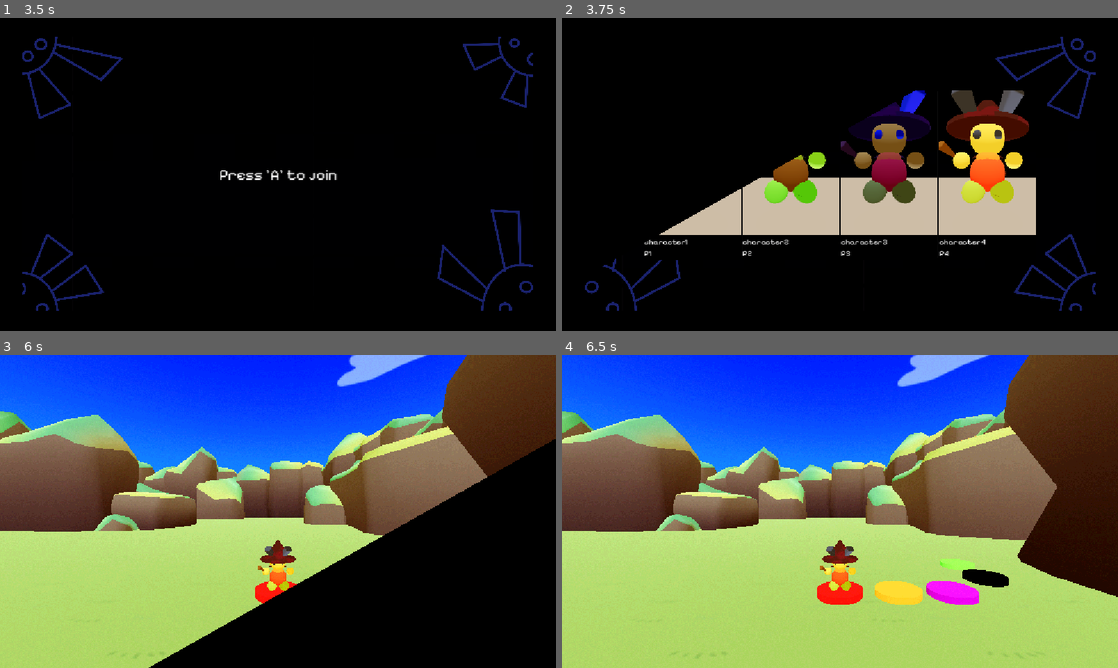
Above: before the commit, frames 1-4 (two rows, left to right).
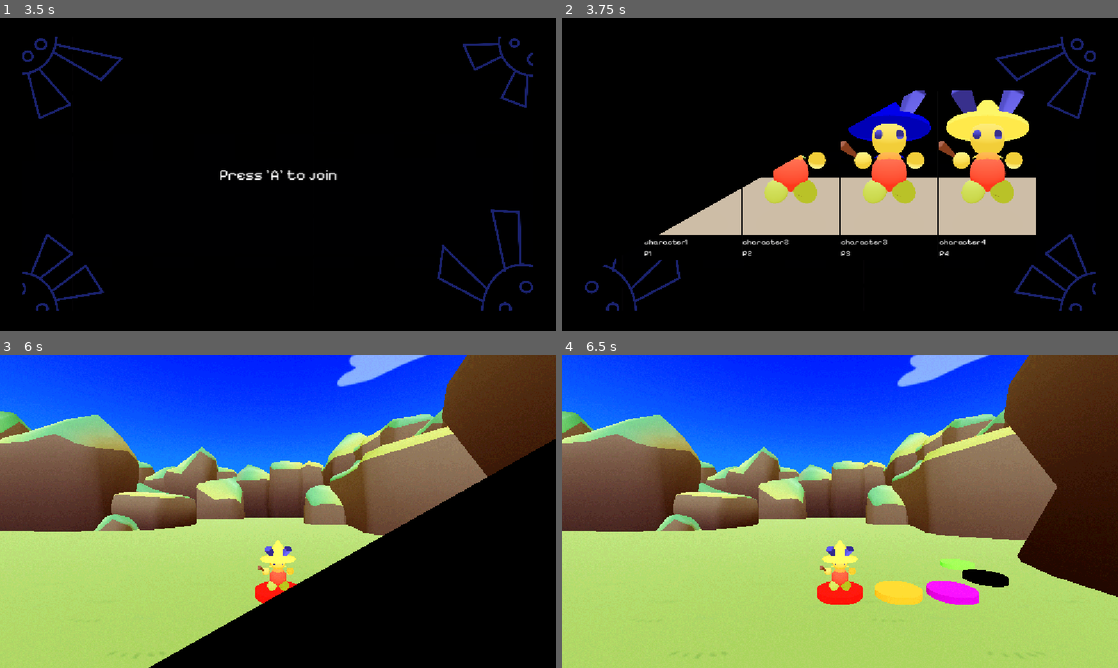
Above: after the commit, the same moments.

Repository: JZxAkuma/Game-Prototype-3
Game: Godot game, scene res://DO NOT TOUCH/Scene/main.tscn
Two runs of this game, one before a commit and one after it. Both use one fixed random seed, a clock stepped at 60 frames per second and the inputs below.
Inputs (mouse positions are in pixels of both pictures, inside the frame that each line leads up to):
- Up to frame 1 (3.5 s): tap Enter (ui_accept) at 0.5, 0.77, 1.52 s; move the mouse to (400, 158) at 0.52 s; hold D (right) 0.53-1.28 s; hold J (a) 0.53-1.28 s; tap K (b) at 0.8, 1.35 s; move the mouse to (166, 190) at 1.27 s; hold S (down) 1.28-2 s; tap O (lb) at 1.55, 2.85 s; click "Start" at 2 s; tap A (left) at 2.75 s; move the mouse to (333, 105) at 2.77 s; hold D (right) from 2.78 s (still down); tap U (x) at 3.05 s
- Up to frame 2 (3.75 s): tap A (left) at 3.5 s; move the mouse to (812, 237) at 3.52 s; release D (right) at 3.53 s; hold W (up) from 3.53 s (still down); tap U (x) at 3.6 s
- Up to frame 3 (6 s): tap Enter (ui_accept) at 3.77, 4.52, 5.27 s; tap I (y) at 3.8, 4.35 s; move the mouse to (444, 558) at 4.27 s; release W (up) at 4.28 s; hold J (a) 4.28-5.03 s; hold A (left) 4.28-5.78 s; move the mouse to (111, 464) at 5.02 s; tap J (a) at 5.1 s; tap K (b) at 5.3 s; move the mouse to (305, 511) at 5.77 s; hold S (down) from 5.78 s (still down); hold K (b) from 5.78 s (still down)
- Up to frame 4 (6.5 s): keep holding S (down); keep holding K (b); tap O (lb) at 6.05 s

Frame 1 is identical in both runs. In frame 2, 6.6% of the frame differs, in the area x 36-84%, y 23-60%; in frame 3, 0.6%; in frame 4, 0.6%.

Commit message:
color change only apply to hat and cape

Diff:
--- /dev/null
+++ b/DO NOT TOUCH/character/base mat.tres
@@ -0,0 +1,7 @@
+[gd_resource type="StandardMaterial3D" format=3 uid="uid://dxy8dfl8m06nm"]
+
+[ext_resource type="Texture2D" uid="uid://deint6koymks6" path="res://DO NOT TOUCH/character/MobyRig_0.png" id="1_36hg8"]
+
+[resource]
+cull_mode = 2
+albedo_texture = ExtResource("1_36hg8")
--- a/DO NOT TOUCH/character/character_1.tscn
+++ b/DO NOT TOUCH/character/character_1.tscn
@@ -3,6 +3,7 @@
 [ext_resource type="Script" uid="uid://pnjk3kh738v" path="res://DO NOT TOUCH/Script/character.gd" id="1_f2w1j"]
 [ext_resource type="PackedScene" uid="uid://bqtkssvoxgagn" path="res://DO NOT TOUCH/character/MobyRig.fbx" id="2_f4xl6"]
 [ext_resource type="Material" uid="uid://d4h5uuaw4xk0q" path="res://DO NOT TOUCH/character/player 1 mat/player 1.tres" id="3_das0k"]
+[ext_resource type="Material" uid="uid://dxy8dfl8m06nm" path="res://DO NOT TOUCH/character/base mat.tres" id="3_y2pjc"]
 
 [sub_resource type="CapsuleShape3D" id="CapsuleShape3D_f2w1j"]
 
@@ -38,46 +39,46 @@
 transform = Transform3D(-76.49, 0, -6.686968e-06, 0, 76.49, 0, 6.686968e-06, 0, -76.49, 0, -0.3463223, 0)
 
 [node name="RightFoot" parent="MobyRig/Skeleton3D" parent_id_path=PackedInt32Array(1549967143, 976909899) index="0" unique_id=992855695]
-material_override = ExtResource("3_das0k")
+material_override = ExtResource("3_y2pjc")
 
 [node name="LeftFoot" parent="MobyRig/Skeleton3D" parent_id_path=PackedInt32Array(1549967143, 976909899) index="1" unique_id=1016559045]
-material_override = ExtResource("3_das0k")
+material_override = ExtResource("3_y2pjc")
 
 [node name="LeftHand" parent="MobyRig/Skeleton3D" parent_id_path=PackedInt32Array(1549967143, 976909899) index="2" unique_id=1253438380]
-material_override = ExtResource("3_das0k")
+material_override = ExtResource("3_y2pjc")
 
 [node name="Head2" parent="MobyRig/Skeleton3D" parent_id_path=PackedInt32Array(1549967143, 976909899) index="3" unique_id=425573788]
-material_override = ExtResource("3_das0k")
+material_override = ExtResource("3_y2pjc")
 
 [node name="RightAntenna" parent="MobyRig/Skeleton3D" parent_id_path=PackedInt32Array(1549967143, 976909899) index="4" unique_id=1100822607]
-material_override = ExtResource("3_das0k")
+material_override = ExtResource("3_y2pjc")
 
 [node name="LeftAntenna" parent="MobyRig/Skeleton3D" parent_id_path=PackedInt32Array(1549967143, 976909899) index="5" unique_id=2141502048]
-material_override = ExtResource("3_das0k")
+material_override = ExtResource("3_y2pjc")
 
 [node name="WizardHat" parent="MobyRig/Skeleton3D" parent_id_path=PackedInt32Array(1549967143, 976909899) index="6" unique_id=2066353818]
 material_override = ExtResource("3_das0k")
 
 [node name="RightEye" parent="MobyRig/Skeleton3D" parent_id_path=PackedInt32Array(1549967143, 976909899) index="7" unique_id=1868162648]
-material_override = ExtResource("3_das0k")
+material_override = ExtResource("3_y2pjc")
 
 [node name="LeftEye" parent="MobyRig/Skeleton3D" parent_id_path=PackedInt32Array(1549967143, 976909899) index="8" unique_id=504196029]
-material_override = ExtResource("3_das0k")
+material_override = ExtResource("3_y2pjc")
 
 [node name="Cape" parent="MobyRig/Skeleton3D" parent_id_path=PackedInt32Array(1549967143, 976909899) index="9" unique_id=685169491]
 material_override = ExtResource("3_das0k")
 
 [node name="Thorax" parent="MobyRig/Skeleton3D" parent_id_path=PackedInt32Array(1549967143, 976909899) index="10" unique_id=276131945]
-material_override = ExtResource("3_das0k")
+material_override = ExtResource("3_y2pjc")
 
 [node name="Abdomen" parent="MobyRig/Skeleton3D" parent_id_path=PackedInt32Array(1549967143, 976909899) index="11" unique_id=284767893]
-material_override = ExtResource("3_das0k")
+material_override = ExtResource("3_y2pjc")
 
 [node name="RightHand2" parent="MobyRig/Skeleton3D" parent_id_path=PackedInt32Array(1549967143, 976909899) index="12" unique_id=1939650959]
-material_override = ExtResource("3_das0k")
+material_override = ExtResource("3_y2pjc")
 
 [node name="Wand" parent="MobyRig/Skeleton3D" parent_id_path=PackedInt32Array(1549967143, 976909899) index="13" unique_id=187938637]
-material_override = ExtResource("3_das0k")
+material_override = ExtResource("3_y2pjc")
 
 [connection signal="area_entered" from="hurtbox" to="." method="_on_hurtbox_area_entered"]
 [connection signal="area_entered" from="hitbox" to="." method="_on_hitbox_area_entered"]
--- a/DO NOT TOUCH/character/character_2.tscn
+++ b/DO NOT TOUCH/character/character_2.tscn
@@ -2,6 +2,7 @@
 
 [ext_resource type="Script" uid="uid://pnjk3kh738v" path="res://DO NOT TOUCH/Script/character.gd" id="1_qe32p"]
 [ext_resource type="PackedScene" uid="uid://bqtkssvoxgagn" path="res://DO NOT TOUCH/character/MobyRig.fbx" id="2_hj8hb"]
+[ext_resource type="Material" uid="uid://dxy8dfl8m06nm" path="res://DO NOT TOUCH/character/base mat.tres" id="3_hj8hb"]
 [ext_resource type="Material" uid="uid://csdihd0bcukxa" path="res://DO NOT TOUCH/character/player 2 mat/player 2.tres" id="3_xhx3o"]
 
 [sub_resource type="CapsuleShape3D" id="CapsuleShape3D_f2w1j"]
@@ -40,46 +41,46 @@
 transform = Transform3D(-76.49, 0, -6.686968e-06, 0, 76.49, 0, 6.686968e-06, 0, -76.49, 0, -0.3463223, 0)
 
 [node name="RightFoot" parent="MobyRig/Skeleton3D" parent_id_path=PackedInt32Array(1549967143, 976909899) index="0" unique_id=992855695]
-material_override = ExtResource("3_xhx3o")
+material_override = ExtResource("3_hj8hb")
 
 [node name="LeftFoot" parent="MobyRig/Skeleton3D" parent_id_path=PackedInt32Array(1549967143, 976909899) index="1" unique_id=1016559045]
-material_override = ExtResource("3_xhx3o")
+material_override = ExtResource("3_hj8hb")
 
 [node name="LeftHand" parent="MobyRig/Skeleton3D" parent_id_path=PackedInt32Array(1549967143, 976909899) index="2" unique_id=1253438380]
-material_override = ExtResource("3_xhx3o")
+material_override = ExtResource("3_hj8hb")
 
 [node name="Head2" parent="MobyRig/Skeleton3D" parent_id_path=PackedInt32Array(1549967143, 976909899) index="3" unique_id=425573788]
-material_override = ExtResource("3_xhx3o")
+material_override = ExtResource("3_hj8hb")
 
 [node name="RightAntenna" parent="MobyRig/Skeleton3D" parent_id_path=PackedInt32Array(1549967143, 976909899) index="4" unique_id=1100822607]
-material_override = ExtResource("3_xhx3o")
+material_override = ExtResource("3_hj8hb")
 
 [node name="LeftAntenna" parent="MobyRig/Skeleton3D" parent_id_path=PackedInt32Array(1549967143, 976909899) index="5" unique_id=2141502048]
-material_override = ExtResource("3_xhx3o")
+material_override = ExtResource("3_hj8hb")
 
 [node name="WizardHat" parent="MobyRig/Skeleton3D" parent_id_path=PackedInt32Array(1549967143, 976909899) index="6" unique_id=2066353818]
 material_override = ExtResource("3_xhx3o")
 
 [node name="RightEye" parent="MobyRig/Skeleton3D" parent_id_path=PackedInt32Array(1549967143, 976909899) index="7" unique_id=1868162648]
-material_override = ExtResource("3_xhx3o")
+material_override = ExtResource("3_hj8hb")
 
 [node name="LeftEye" parent="MobyRig/Skeleton3D" parent_id_path=PackedInt32Array(1549967143, 976909899) index="8" unique_id=504196029]
-material_override = ExtResource("3_xhx3o")
+material_override = ExtResource("3_hj8hb")
 
 [node name="Cape" parent="MobyRig/Skeleton3D" parent_id_path=PackedInt32Array(1549967143, 976909899) index="9" unique_id=685169491]
 material_override = ExtResource("3_xhx3o")
 
 [node name="Thorax" parent="MobyRig/Skeleton3D" parent_id_path=PackedInt32Array(1549967143, 976909899) index="10" unique_id=276131945]
-material_override = ExtResource("3_xhx3o")
+material_override = ExtResource("3_hj8hb")
 
 [node name="Abdomen" parent="MobyRig/Skeleton3D" parent_id_path=PackedInt32Array(1549967143, 976909899) index="11" unique_id=284767893]
-material_override = ExtResource("3_xhx3o")
+material_override = ExtResource("3_hj8hb")
 
 [node name="RightHand2" parent="MobyRig/Skeleton3D" parent_id_path=PackedInt32Array(1549967143, 976909899) index="12" unique_id=1939650959]
-material_override = ExtResource("3_xhx3o")
+material_override = ExtResource("3_hj8hb")
 
 [node name="Wand" parent="MobyRig/Skeleton3D" parent_id_path=PackedInt32Array(1549967143, 976909899) index="13" unique_id=187938637]
-material_override = ExtResource("3_xhx3o")
+material_override = ExtResource("3_hj8hb")
 
 [connection signal="area_entered" from="hurtbox" to="." method="_on_hurtbox_area_entered"]
 [connection signal="area_entered" from="hitbox" to="." method="_on_hitbox_area_entered"]
--- a/DO NOT TOUCH/character/character_3.tscn
+++ b/DO NOT TOUCH/character/character_3.tscn
@@ -2,7 +2,8 @@
 
 [ext_resource type="Script" uid="uid://pnjk3kh738v" path="res://DO NOT TOUCH/Script/character.gd" id="1_xk2ag"]
 [ext_resource type="PackedScene" uid="uid://bqtkssvoxgagn" path="res://DO NOT TOUCH/character/MobyRig.fbx" id="2_be5t1"]
-[ext_resource type="Material" uid="uid://deendydu38u20" path="res://DO NOT TOUCH/character/player 3 mat/player 3.tres" id="3_15nkw"]
+[ext_resource type="Material" uid="uid://dxy8dfl8m06nm" path="res://DO NOT TOUCH/character/base mat.tres" id="3_15nkw"]
+[ext_resource type="Material" uid="uid://deendydu38u20" path="res://DO NOT TOUCH/character/player 3 mat/player 3.tres" id="4_15nkw"]
 
 [sub_resource type="CapsuleShape3D" id="CapsuleShape3D_f2w1j"]
 
--- a/DO NOT TOUCH/character/character_4.tscn
+++ b/DO NOT TOUCH/character/character_4.tscn
@@ -3,6 +3,7 @@
 [ext_resource type="Script" uid="uid://pnjk3kh738v" path="res://DO NOT TOUCH/Script/character.gd" id="1_85yqc"]
 [ext_resource type="PackedScene" uid="uid://bqtkssvoxgagn" path="res://DO NOT TOUCH/character/MobyRig.fbx" id="2_h7vri"]
 [ext_resource type="Material" uid="uid://bunl0se12wrhs" path="res://DO NOT TOUCH/character/player 4 mat/player 4.tres" id="3_tyagg"]
+[ext_resource type="Material" uid="uid://dxy8dfl8m06nm" path="res://DO NOT TOUCH/character/base mat.tres" id="3_vnhdw"]
 
 [sub_resource type="CapsuleShape3D" id="CapsuleShape3D_f2w1j"]
 
@@ -40,46 +41,46 @@
 transform = Transform3D(-76.49, 0, -6.686968e-06, 0, 76.49, 0, 6.686968e-06, 0, -76.49, 0, -0.3463223, 0)
 
 [node name="RightFoot" parent="MobyRig/Skeleton3D" parent_id_path=PackedInt32Array(1549967143, 976909899) index="0" unique_id=992855695]
-material_override = ExtResource("3_tyagg")
+material_override = ExtResource("3_vnhdw")
 
 [node name="LeftFoot" parent="MobyRig/Skeleton3D" parent_id_path=PackedInt32Array(1549967143, 976909899) index="1" unique_id=1016559045]
-material_override = ExtResource("3_tyagg")
+material_override = ExtResource("3_vnhdw")
 
 [node name="LeftHand" parent="MobyRig/Skeleton3D" parent_id_path=PackedInt32Array(1549967143, 976909899) index="2" unique_id=1253438380]
-material_override = ExtResource("3_tyagg")
+material_override = ExtResource("3_vnhdw")
 
 [node name="Head2" parent="MobyRig/Skeleton3D" parent_id_path=PackedInt32Array(1549967143, 976909899) index="3" unique_id=425573788]
-material_override = ExtResource("3_tyagg")
+material_override = ExtResource("3_vnhdw")
 
 [node name="RightAntenna" parent="MobyRig/Skeleton3D" parent_id_path=PackedInt32Array(1549967143, 976909899) index="4" unique_id=1100822607]
-material_override = ExtResource("3_tyagg")
+material_override = ExtResource("3_vnhdw")
 
 [node name="LeftAntenna" parent="MobyRig/Skeleton3D" parent_id_path=PackedInt32Array(1549967143, 976909899) index="5" unique_id=2141502048]
-material_override = ExtResource("3_tyagg")
+material_override = ExtResource("3_vnhdw")
 
 [node name="WizardHat" parent="MobyRig/Skeleton3D" parent_id_path=PackedInt32Array(1549967143, 976909899) index="6" unique_id=2066353818]
 material_override = ExtResource("3_tyagg")
 
 [node name="RightEye" parent="MobyRig/Skeleton3D" parent_id_path=PackedInt32Array(1549967143, 976909899) index="7" unique_id=1868162648]
-material_override = ExtResource("3_tyagg")
+material_override = ExtResource("3_vnhdw")
 
 [node name="LeftEye" parent="MobyRig/Skeleton3D" parent_id_path=PackedInt32Array(1549967143, 976909899) index="8" unique_id=504196029]
-material_override = ExtResource("3_tyagg")
+material_override = ExtResource("3_vnhdw")
 
 [node name="Cape" parent="MobyRig/Skeleton3D" parent_id_path=PackedInt32Array(1549967143, 976909899) index="9" unique_id=685169491]
 material_override = ExtResource("3_tyagg")
 
 [node name="Thorax" parent="MobyRig/Skeleton3D" parent_id_path=PackedInt32Array(1549967143, 976909899) index="10" unique_id=276131945]
-material_override = ExtResource("3_tyagg")
+material_override = ExtResource("3_vnhdw")
 
 [node name="Abdomen" parent="MobyRig/Skeleton3D" parent_id_path=PackedInt32Array(1549967143, 976909899) index="11" unique_id=284767893]
-material_override = ExtResource("3_tyagg")
+material_override = ExtResource("3_vnhdw")
 
 [node name="RightHand2" parent="MobyRig/Skeleton3D" parent_id_path=PackedInt32Array(1549967143, 976909899) index="12" unique_id=1939650959]
-material_override = ExtResource("3_tyagg")
+material_override = ExtResource("3_vnhdw")
 
 [node name="Wand" parent="MobyRig/Skeleton3D" parent_id_path=PackedInt32Array(1549967143, 976909899) index="13" unique_id=187938637]
-material_override = ExtResource("3_tyagg")
+material_override = ExtResource("3_vnhdw")
 
 [connection signal="area_entered" from="hurtbox" to="." method="_on_hurtbox_area_entered"]
 [connection signal="area_entered" from="hitbox" to="." method="_on_hitbox_area_entered"]
--- a/DO NOT TOUCH/character/player 1 mat/player 1.tres
+++ b/DO NOT TOUCH/character/player 1 mat/player 1.tres
@@ -1,8 +1,8 @@
 [gd_resource type="StandardMaterial3D" format=3 uid="uid://d4h5uuaw4xk0q"]
 
-[ext_resource type="Texture2D" uid="uid://deint6koymks6" path="res://DO NOT TOUCH/character/MobyRig_0.png" id="1_r3o7m"]
+[ext_resource type="Texture2D" uid="uid://bl5ft04byas4" path="res://DO NOT TOUCH/character/MobyRig_colored.png" id="1_r3o7m"]
 
 [resource]
 cull_mode = 2
-albedo_color = Color(1, 0.4627451, 0.49411765, 1)
+albedo_color = Color(1, 0, 0, 1)
 albedo_texture = ExtResource("1_r3o7m")
--- a/DO NOT TOUCH/character/player 2 mat/player 2.tres
+++ b/DO NOT TOUCH/character/player 2 mat/player 2.tres
@@ -1,6 +1,6 @@
 [gd_resource type="StandardMaterial3D" format=3 uid="uid://csdihd0bcukxa"]
 
-[ext_resource type="Texture2D" uid="uid://deint6koymks6" path="res://DO NOT TOUCH/character/MobyRig_0.png" id="1_20m67"]
+[ext_resource type="Texture2D" uid="uid://bl5ft04byas4" path="res://DO NOT TOUCH/character/MobyRig_colored.png" id="1_20m67"]
 
 [resource]
 cull_mode = 2
--- a/DO NOT TOUCH/character/player 3 mat/player 3.tres
+++ b/DO NOT TOUCH/character/player 3 mat/player 3.tres
@@ -1,8 +1,8 @@
 [gd_resource type="StandardMaterial3D" format=3 uid="uid://deendydu38u20"]
 
-[ext_resource type="Texture2D" uid="uid://deint6koymks6" path="res://DO NOT TOUCH/character/MobyRig_0.png" id="1_f77tw"]
+[ext_resource type="Texture2D" uid="uid://bl5ft04byas4" path="res://DO NOT TOUCH/character/MobyRig_colored.png" id="1_f77tw"]
 
 [resource]
 cull_mode = 2
-albedo_color = Color(0.4627451, 0.4627451, 1, 1)
+albedo_color = Color(0, 0, 1, 1)
 albedo_texture = ExtResource("1_f77tw")
--- a/DO NOT TOUCH/character/player 4 mat/player 4.tres
+++ b/DO NOT TOUCH/character/player 4 mat/player 4.tres
@@ -1,8 +1,8 @@
 [gd_resource type="StandardMaterial3D" format=3 uid="uid://bunl0se12wrhs"]
 
-[ext_resource type="Texture2D" uid="uid://deint6koymks6" path="res://DO NOT TOUCH/character/MobyRig_0.png" id="1_vee8i"]
+[ext_resource type="Texture2D" uid="uid://bl5ft04byas4" path="res://DO NOT TOUCH/character/MobyRig_colored.png" id="1_vee8i"]
 
 [resource]
 cull_mode = 2
-albedo_color = Color(1, 1, 0.4627451, 1)
+albedo_color = Color(1, 1, 0, 1)
 albedo_texture = ExtResource("1_vee8i")
Binary file changed: DO NOT TOUCH/character/MobyRig_0.png
Binary file added: DO NOT TOUCH/character/MobyRig_colored.png
Not shown, added: DO NOT TOUCH/character/MobyRig_colored.png.import
Not shown: 2 places in DO NOT TOUCH/character/character_3.tscn that only renumber resources
Not shown, added: DO NOT TOUCH/character/MobyRig_0.png~
